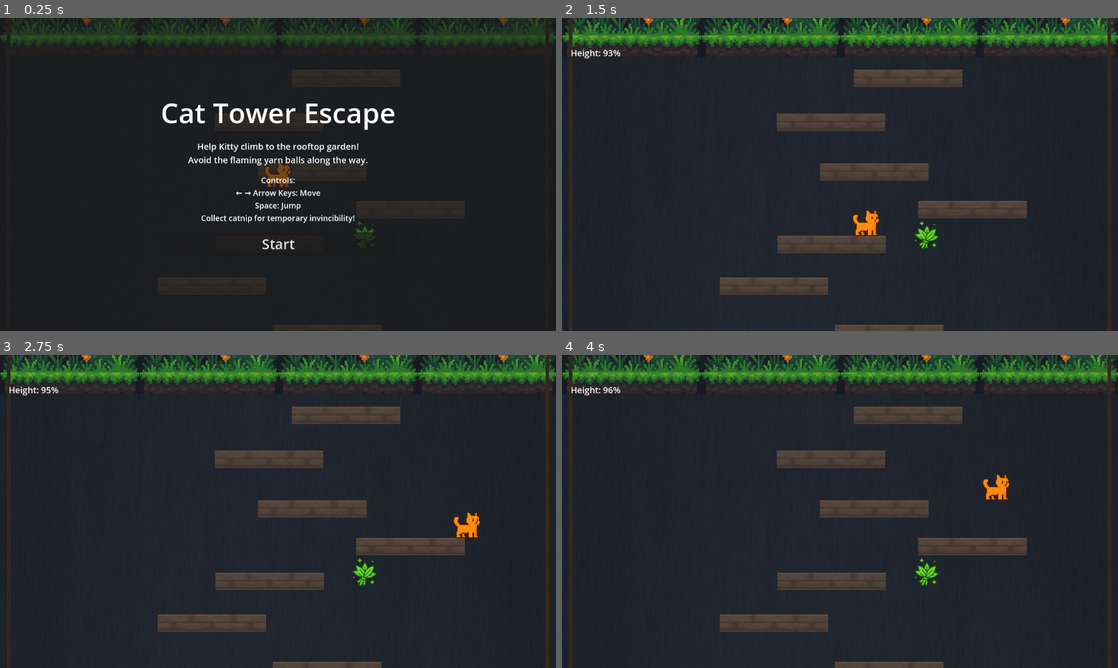
Above: before the commit, frames 1-4 (two rows, left to right).
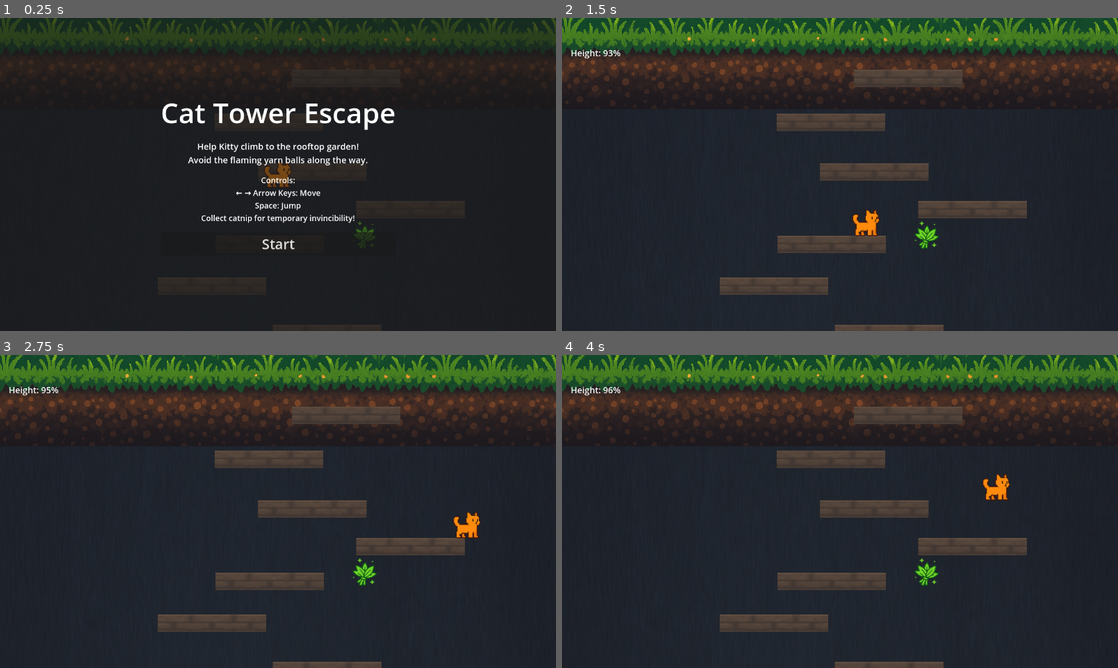
Above: after the commit, the same moments.

Repository: jhawson/cat-tower-escape
Game: Godot game, scene res://scenes/main.tscn
Two runs of this game, one before a commit and one after it. Both use one fixed random seed, a clock stepped at 60 frames per second and the inputs below.
Inputs:
- Up to frame 1 (0.25 s): no input
- Up to frame 2 (1.5 s): click "Start" at 0.5 s; hold D (move_right) from 1.28 s (still down)
- Up to frame 3 (2.75 s): keep holding D (move_right); tap Space (jump) at 1.52, 2.27 s
- Up to frame 4 (4 s): release D (move_right) at 2.78 s; hold A (move_left) 2.78-3.53 s; hold D (move_right) from 3.53 s (still down); tap Space (jump) at 3.77 s

The runs differ from the first frame. In frame 1, 2.1% of the frame differs, in the area x 0-100%, y 0-19%; in frame 2, 13%; in frame 3, 13%, in the area x 0-100%, y 0-100%; in frame 4, 13%.

Commit message:
Refine garden sprite

Diff:
--- a/scenes/main.tscn
+++ b/scenes/main.tscn
@@ -38,10 +38,6 @@
 scale = Vector2(0.2, 360)
 shape = SubResource("RectangleShape2D_platform")
 
-[node name="Sprite2D" type="Sprite2D" parent="TowerWalls/LeftWall/CollisionShape2D"]
-scale = Vector2(0.625, 337.5)
-texture = ExtResource("9_wall_sprite")
-
 [node name="RightWall" type="StaticBody2D" parent="TowerWalls" groups=["world"]]
 position = Vector2(620, 0)
 collision_layer = 2
@@ -51,10 +47,6 @@
 scale = Vector2(0.2, 360)
 shape = SubResource("RectangleShape2D_platform")
 
-[node name="Sprite2D" type="Sprite2D" parent="TowerWalls/RightWall/CollisionShape2D"]
-scale = Vector2(0.625, 337.5)
-texture = ExtResource("9_wall_sprite")
-
 [node name="Platforms" type="Node2D" parent="."]
 [node name="Platform0" type="StaticBody2D" parent="Platforms" groups=["world"]]
 position = Vector2(0, 50)
@@ -978,28 +970,9 @@
 position = Vector2(0, -70)
 shape = SubResource("RectangleShape2D_victory")
 
-[node name="GardenSprite1" type="Sprite2D" parent="VictoryZone"]
+[node name="GardenSprite" type="Sprite2D" parent="VictoryZone"]
 z_index = -1
-position = Vector2(-480, 0)
-scale = Vector2(0.25, 0.25)
-texture = ExtResource("11_garden")
-
-[node name="GardenSprite2" type="Sprite2D" parent="VictoryZone"]
-z_index = -1
-position = Vector2(-160, 0)
-scale = Vector2(0.25, 0.25)
-texture = ExtResource("11_garden")
-
-[node name="GardenSprite3" type="Sprite2D" parent="VictoryZone"]
-z_index = -1
-position = Vector2(160, 0)
-scale = Vector2(0.25, 0.25)
-texture = ExtResource("11_garden")
-
-[node name="GardenSprite4" type="Sprite2D" parent="VictoryZone"]
-z_index = -1
-position = Vector2(480, 0)
-scale = Vector2(0.25, 0.25)
+position = Vector2(0, -280)
 texture = ExtResource("11_garden")
 
 [node name="GardenPlatform" type="StaticBody2D" parent="VictoryZone" groups=["world"]]
Binary file changed: assets/source_images/garden.png
Binary file changed: assets/sprites/garden.png
